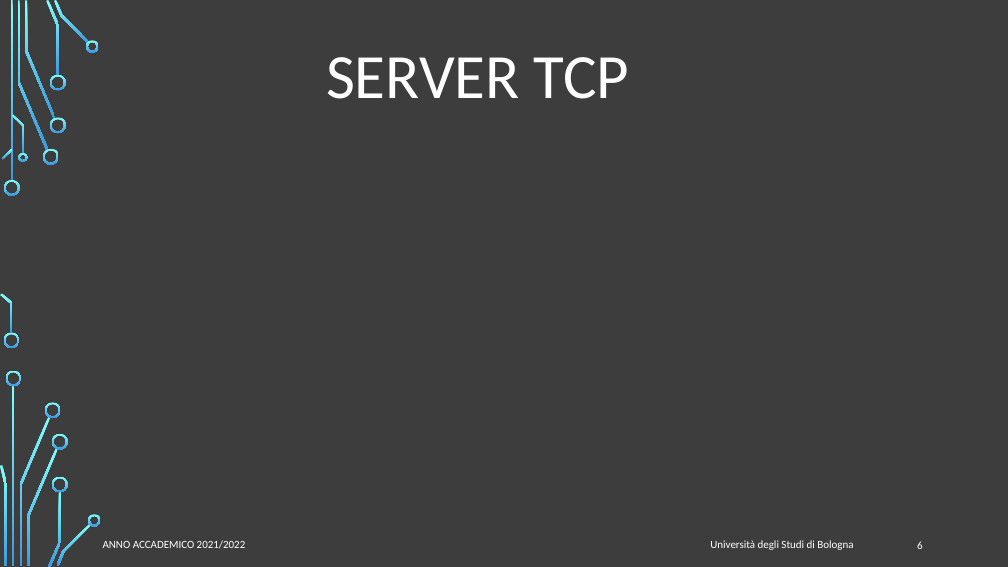
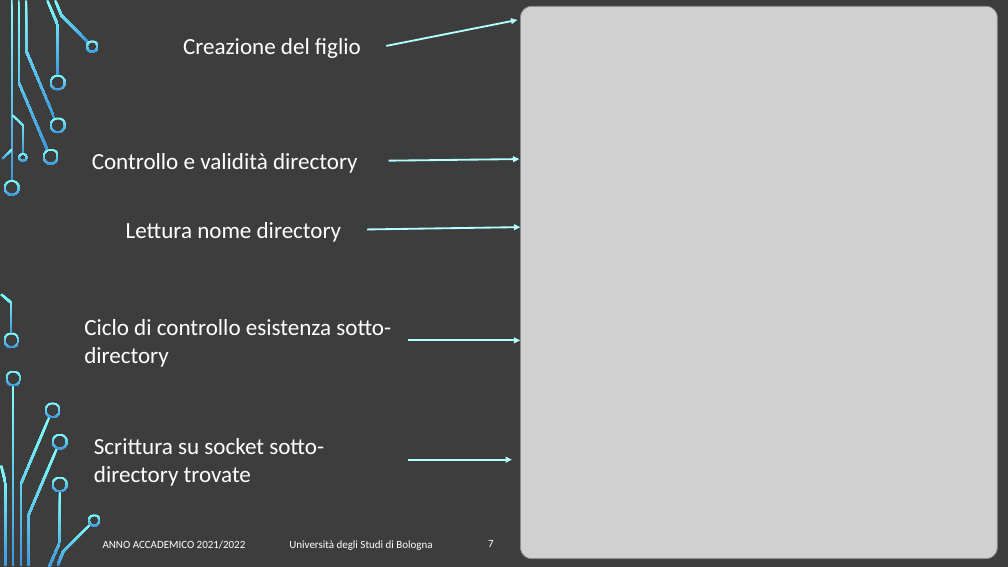
Before and after one commit to FlippaFloppa/Reti-di-Calcolatori-gruppo-Lore, a slide deck: slide 7 of Esercitazione_4/esercitazione4.pptx (slide 6 before the commit). Drawn at 1008x567 pixels with LibreOffice and Linux fonts; fonts in the diff are those of the drawing; grey boxes stand for pictures; background and template pictures are left out. Boxes give left, top, right and bottom in pixels: in the first picture for what was removed or moved away, otherwise in the second. Text is boxed around its words. In the diff, an @@ line names an element or a change of style, - is before the commit and + after.

```diff
--- a/Esercitazione_4/esercitazione4.pptx
+++ b/Esercitazione_4/esercitazione4.pptx
@@ arrow added from (386, 46) to (517, 20), #B4FFFF 1.75 pt @@
@@ picture added at (520,6,997,559) @@
@@ text added at (183,38,361,58), 22 pt, text #FFFFFF @@
+Creazione del figlio
@@ title removed at (326,57,630,99) @@
-SERVER TCP
@@ text added at (92,153,358,173), 22 pt, text #FFFFFF @@
+Controllo e validità directory
@@ arrow added from (389, 161) to (520, 159), #B4FFFF 1.75 pt @@
@@ text added at (126,222,342,242), 22 pt, text #FFFFFF @@
+Lettura nome directory
@@ arrow added from (368, 230) to (520, 227), #B4FFFF 1.75 pt @@
@@ text added at (84,319,391,367), 22 pt, text #FFFFFF @@
+Ciclo di controllo esistenza sotto-directory
@@ arrow added from (408, 340) to (520, 340), #B4FFFF 1.75 pt @@
@@ text added at (94,438,324,486), 22 pt, text #FFFFFF @@
+Scrittura su socket sotto-directory trovate
@@ arrow added from (408, 460) to (512, 460), #B4FFFF 1.75 pt @@
@@ text "Università degli Studi di Bologna": place and size @@
-text "Università degli Studi di Bologna" at (710,540,853,550)
+text "Università degli Studi di Bologna" at (289,540,432,550)
@@ page number added at (488,540,494,547), 10.5 pt, text #FFFFFF @@
+7
@@ page number removed at (917,541,923,549) @@
-6
```
Also in this commit, not shown: 3 other slides changed, 1 slide added.
